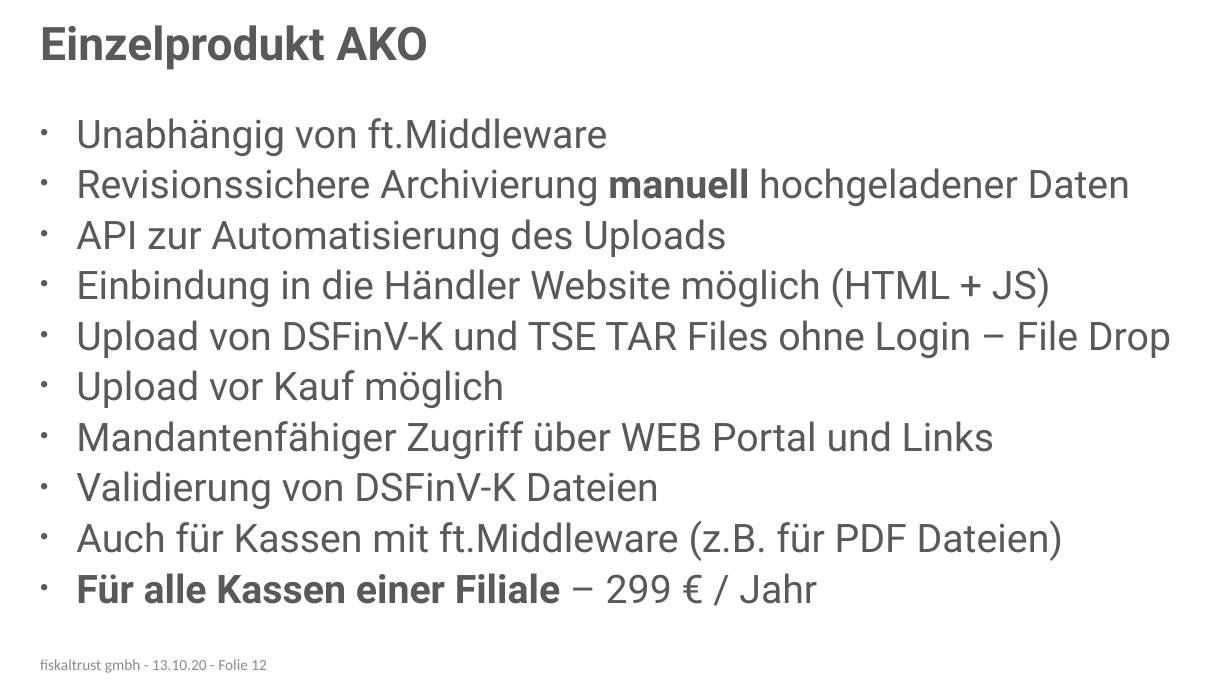
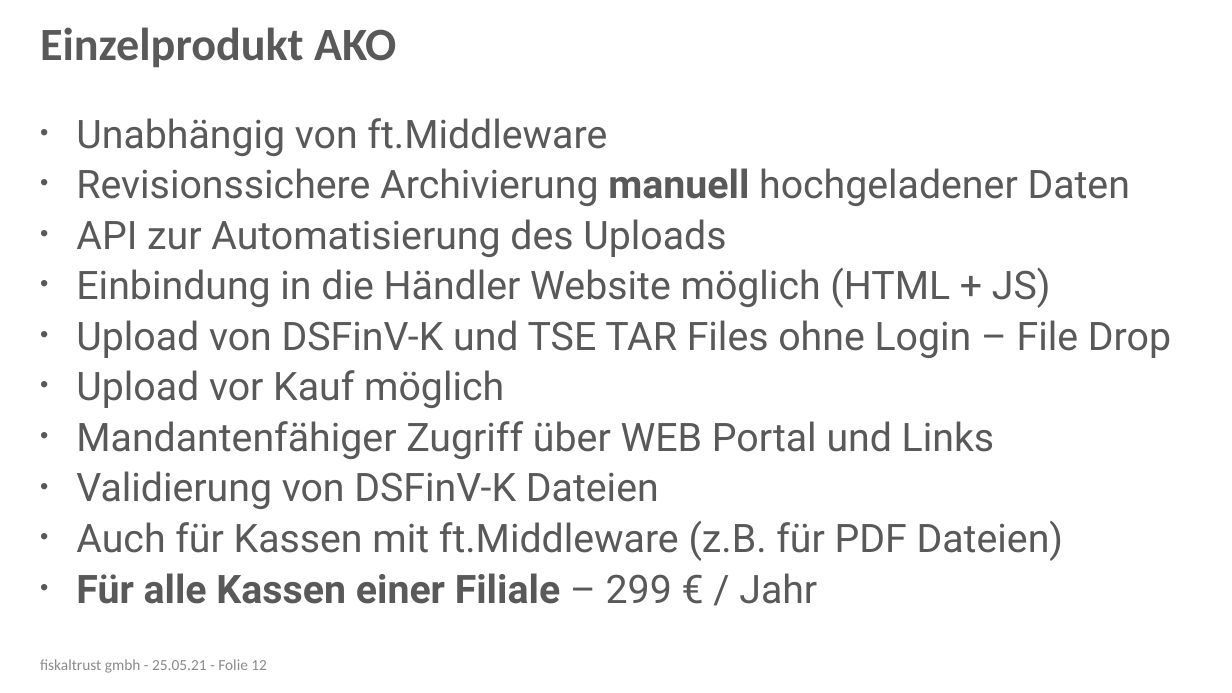
Before and after one commit to fiskaltrust/getting-started, a slide deck: slide 12 of posdealers/presentations/sales/media/posdealer-sales-rollout.pptx. Drawn at 1232x693 pixels with LibreOffice and Linux fonts; fonts in the diff are those of the drawing; background and template pictures are left out. Boxes give left, top, right and bottom in pixels: in the first picture for what was removed or moved away, otherwise in the second. Text is boxed around its words. In the diff, an @@ line names an element or a change of style, - is before the commit and + after.

```diff
--- a/posdealers/presentations/sales/media/posdealer-sales-rollout.pptx
+++ b/posdealers/presentations/sales/media/posdealer-sales-rollout.pptx
@@ title "Einzelprodukt AKO" at box(40, 27, 396, 68): font Roboto to Calibri @@
@@ text at box(40, 659, 267, 673): text changed @@
-fiskaltrust gmbh - 13.10.20 - Folie 12
+fiskaltrust gmbh - 25.05.21 - Folie 12
```
Also in this commit, not shown: 17 other slides changed, 10 other files.
